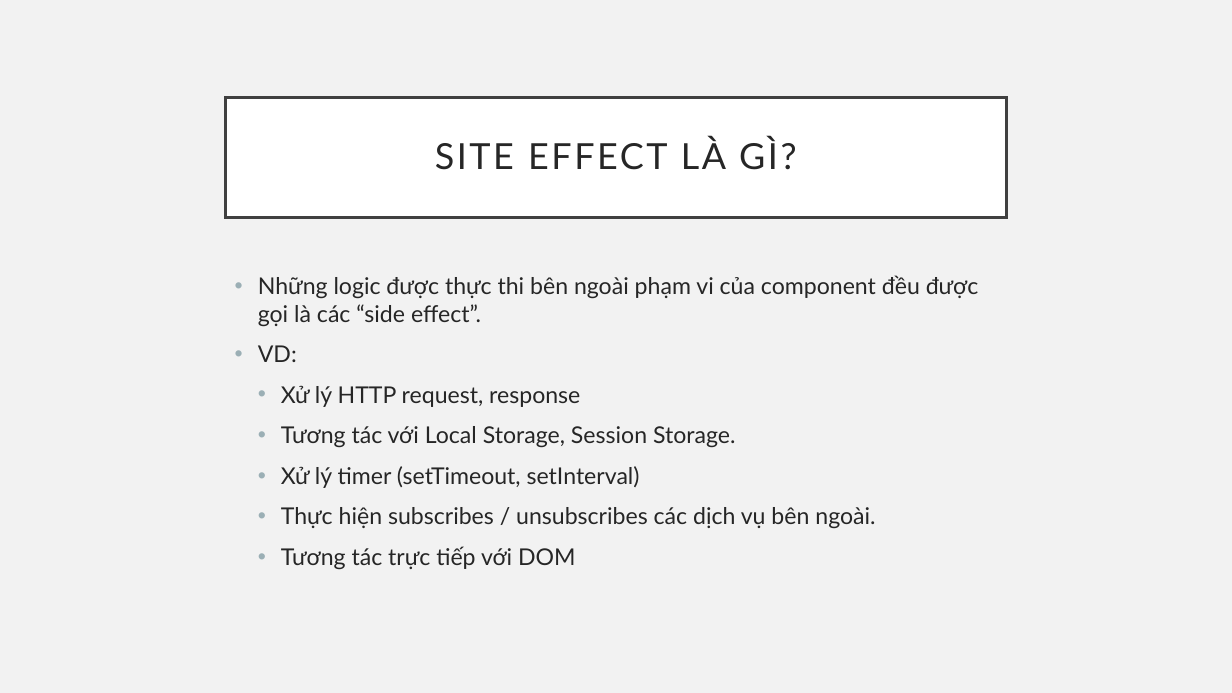
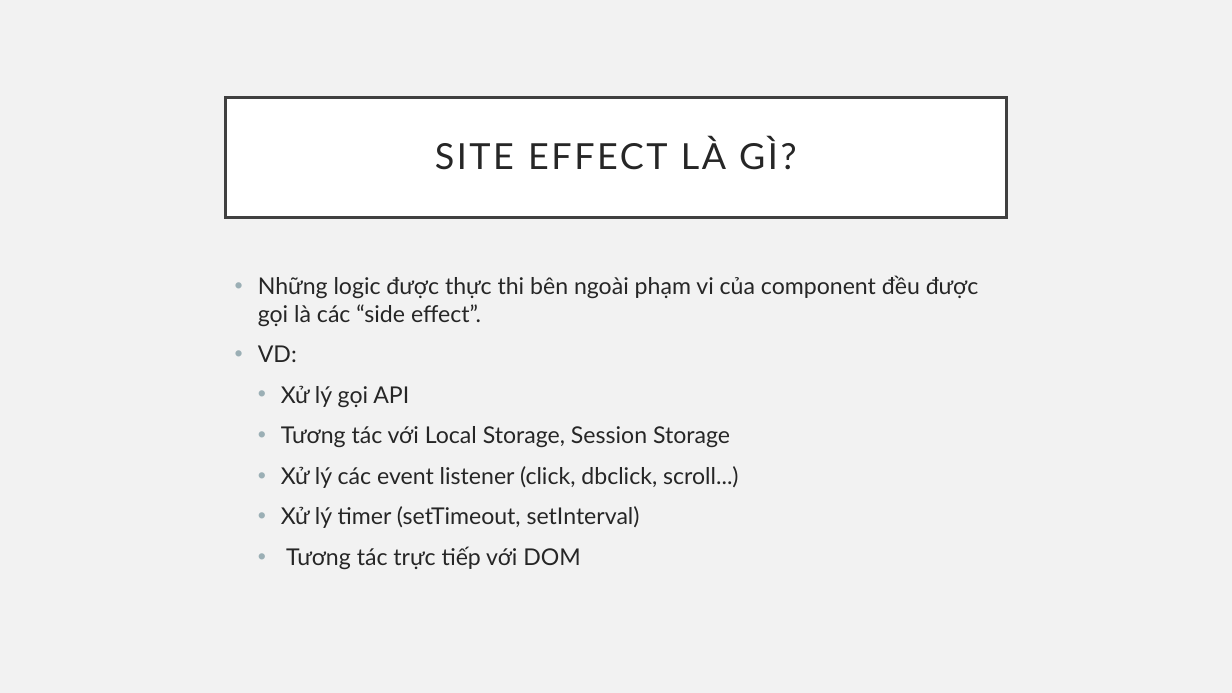
Before and after one commit to sobbingwind/React, a slide deck: slide 9 of 15_useEffect.pptx. Drawn at 1232x693 pixels with LibreOffice and Linux fonts; fonts in the diff are those of the drawing. Boxes give left, top, right and bottom in pixels: in the first picture for what was removed or moved away, otherwise in the second. Text is boxed around its words. In the diff, an @@ line names an element or a change of style, - is before the commit and + after.

```diff
--- a/15_useEffect.pptx
+++ b/15_useEffect.pptx
@@ text at <box>281,385,738,488</box>: text changed @@
-  • Xử lý HTTP request, response
-  • Tương tác với Local Storage, Session Storage.
+  • Xử lý gọi API
+  • Tương tác với Local Storage, Session Storage
+  • Xử lý các event listener (click, dbclick, scroll...)
@@ text at <box>281,507,875,528</box>: paragraph removed @@
-  • Thực hiện subscribes / unsubscribes các dịch vụ bên ngoài.
```
Also in this commit, not shown: 1 other slide changed.
